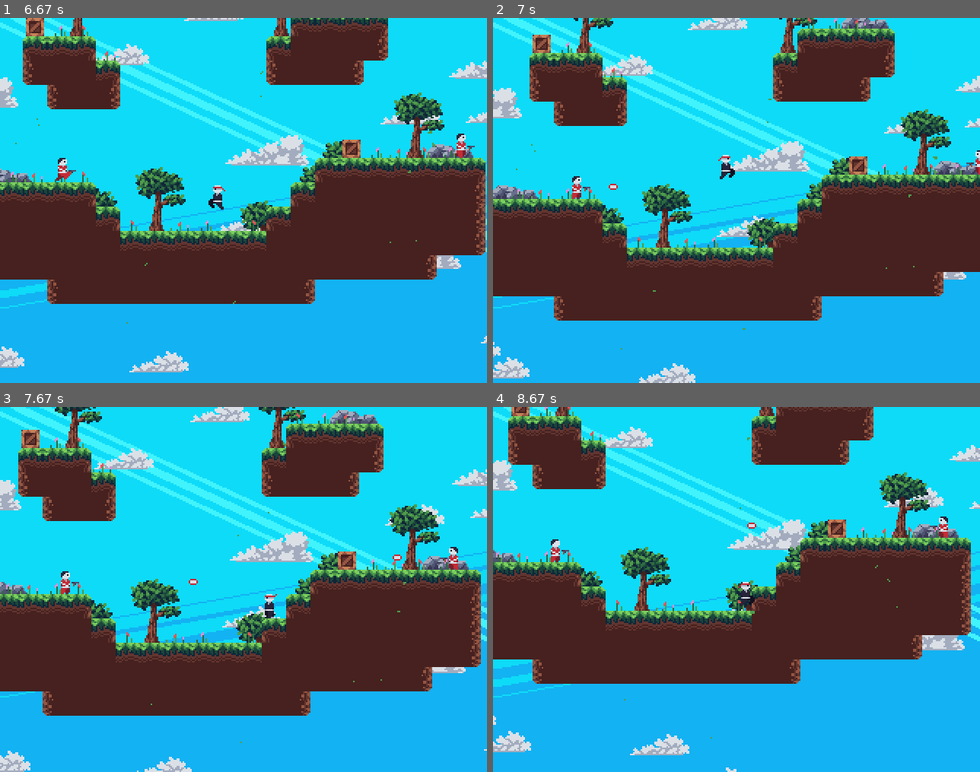
Above: before the commit, frames 1-4 (two rows, left to right).
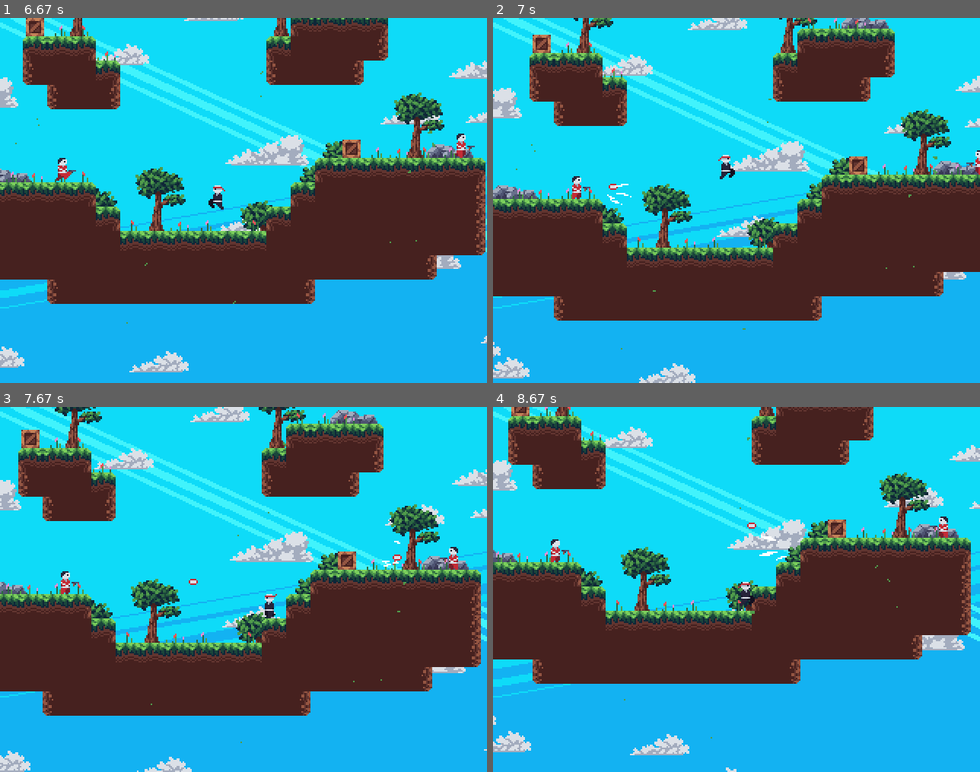
Above: after the commit, the same moments.

Repository: brccabral/Python_Pygame_Platformer_Tutorial
Game: pygame game, started from game.py
Two runs of this game, one before a commit and one after it. Both use one fixed random seed, a clock stepped at 60 frames per second and the inputs below.
Inputs:
- Up to frame 1 (6.67 s): hold D 0.33-0.8 s; hold W 0.83-1.13 s; hold D 1.17-1.63 s; hold A 1.67-2.2 s; hold A 2.23-2.63 s; hold W 2.67-3.03 s; hold D 3.07-3.7 s; hold A 3.73-4.2 s; hold D 4.23-4.7 s; hold W 4.73-5.03 s; hold D 5.07-5.53 s; hold A 5.57-6.1 s; hold A 6.13-6.53 s; hold W from 6.57 s (still down)
- Up to frame 2 (7 s): release W at 6.93 s; hold D from 6.97 s (still down)
- Up to frame 3 (7.67 s): release D at 7.6 s; hold A from 7.63 s (still down)
- Up to frame 4 (8.67 s): release A at 8.1 s; hold D 8.13-8.6 s; hold W from 8.63 s (still down)

Frame 1 is identical in both runs. In frame 2, less than 0.1% of the frame differs, in the area x 23-29%, y 45-52%; in frame 3, less than 0.1%; in frame 4, less than 0.1%, in the area x 54-61%, y 35-43%.

Commit message:
show sparks when projectile hits

Diff:
--- a/game.py
+++ b/game.py
@@ -2,12 +2,15 @@
 import pygame
 import random
 import math
+
+from typing import Union
 
 from scripts.entities import Player, Enemy
 from scripts.utils import load_image, load_images, Animation
 from scripts.tilemap import Tilemap
 from scripts.clouds import Clouds
 from scripts.particle import Particle
+from scripts.spark import Spark
 
 
 class Game:
@@ -57,8 +60,9 @@
         self.leaf_spawners = []
         self.enemies = []
         self.particles: list[Particle] = []
+        self.sparks: list[Spark] = []
         # [[x, y], direction, timer]
-        self.projectiles: list[[int, int], float, int] = []
+        self.projectiles: list[list[Union[list[int], float]]] = []
 
         self.load_level(0)
 
@@ -117,7 +121,7 @@
             # [[x, y], direction, timer]
             for projectile in self.projectiles:
                 projectile[0][0] += projectile[1]
-                projectile[2] += 1
+                projectile[2] += 1.0
                 img = self.assets["projectile"]
                 self.display.blit(
                     img,
@@ -126,13 +130,55 @@
                         projectile[0][1] - img.get_height() / 2 - render_scroll[1],
                     ),
                 )
+                # projectile hits wall
                 if self.tilemap.solid_check(projectile[0]):
                     self.projectiles.remove(projectile)
-                elif projectile[2] > 360:
+                    for i in range(4):
+                        self.sparks.append(
+                            Spark(
+                                projectile[0],
+                                # check if wall is left or right
+                                random.random()
+                                - 0.5
+                                + (math.pi if projectile[1] > 0 else 0),
+                                2 + random.random(),
+                            )
+                        )
+                # projectile timeout
+                elif projectile[2] > 360.0:
                     self.projectiles.remove(projectile)
+                # projectile hits player when player is not invencible
                 elif abs(self.player.dashing) < 50:
                     if self.player.rect().collidepoint(projectile[0]):
                         self.projectiles.remove(projectile)
+                        for i in range(30):
+                            angle = random.random() * math.pi * 2
+                            speed = random.random() * 5
+                            self.sparks.append(
+                                Spark(
+                                    self.player.rect().center,
+                                    angle,
+                                    speed,
+                                )
+                            )
+                            self.particles.append(
+                                Particle(
+                                    self,
+                                    "particle",
+                                    self.player.rect().center,
+                                    velocity=[
+                                        math.cos(angle + math.pi) * speed * 0.5,
+                                        math.sin(angle + math.pi) * speed * 0.5,
+                                    ],
+                                    frame=random.randint(0, 7),
+                                )
+                            )
+
+            for spark in self.sparks.copy():
+                kill = spark.update()
+                spark.render(self.display, render_scroll)
+                if kill:
+                    self.sparks.remove(spark)
 
             for particle in self.particles.copy():
                 particle.render(self.display, render_scroll)
@@ -191,7 +237,7 @@
 
         self.particles: list[Particle] = []
         # [[x, y], direction, timer]
-        self.projectiles: list[[int, int], float, int] = []
+        self.projectiles: list[list[Union[list[int], float]]] = []
 
         # camera
         self.scroll = [0.0, 0.0]
--- a/scripts/entities.py
+++ b/scripts/entities.py
@@ -10,6 +10,7 @@
     from scripts.tilemap import Tilemap
 
 from scripts.particle import Particle
+from scripts.spark import Spark
 
 
 class PhysicsEntity:
@@ -242,11 +243,27 @@
                         self.game.projectiles.append(
                             [[self.rect().centerx - 7, self.rect().centery], -1.5, 0]
                         )
+                        for i in range(4):
+                            self.game.sparks.append(
+                                Spark(
+                                    self.game.projectiles[-1][0],
+                                    random.random() - 0.5 + math.pi,
+                                    2 + random.random(),
+                                )
+                            )
                     # enemy looking right and player is on the right
                     if not self.flip and dis[0] > 0:
                         self.game.projectiles.append(
                             [[self.rect().centerx + 7, self.rect().centery], 1.5, 0]
                         )
+                        for i in range(4):
+                            self.game.sparks.append(
+                                Spark(
+                                    self.game.projectiles[-1][0],
+                                    random.random() - 0.5,
+                                    2 + random.random(),
+                                )
+                            )
         elif random.random() < 0.01:
             self.walking = random.randint(30, 120)
         super().update(tilemap, movement)
--- a/scripts/particle.py
+++ b/scripts/particle.py
@@ -7,7 +7,7 @@
 
 
 class Particle:
-    def __init__(self, game: Game, p_type, pos, velocity=[0, 0], frame=0):
+    def __init__(self, game: Game, p_type, pos, velocity=(0, 0), frame=0):
         self.game = game
         self.type = p_type
         self.pos = list(pos)
--- /dev/null
+++ b/scripts/spark.py
@@ -0,0 +1,51 @@
+import math
+import pygame
+
+
+class Spark:
+    def __init__(self, pos: list[int, int], angle, speed):
+        self.pos = list(pos)
+        self.angle = angle
+        self.speed = speed
+
+    def update(self):
+        self.pos[0] += math.cos(self.angle) * self.speed
+        self.pos[1] += math.sin(self.angle) * self.speed
+
+        self.speed = max(0, self.speed - 0.1)
+        # if speed = 0, signals to kill this spark
+        return not self.speed
+
+    def render(self, surf: pygame.Surface, offset=(0, 0)):
+        # diamond shape
+        render_points = [
+            (
+                self.pos[0] + math.cos(self.angle) * self.speed * 3 - offset[0],
+                self.pos[1] + math.sin(self.angle) * self.speed * 3 - offset[1],
+            ),
+            (
+                self.pos[0]
+                + math.cos(self.angle + math.pi * 0.5) * self.speed * 0.5
+                - offset[0],
+                self.pos[1]
+                + math.sin(self.angle + math.pi * 0.5) * self.speed * 0.5
+                - offset[1],
+            ),
+            (
+                self.pos[0]
+                + math.cos(self.angle + math.pi) * self.speed * 3
+                - offset[0],
+                self.pos[1]
+                + math.sin(self.angle + math.pi) * self.speed * 3
+                - offset[1],
+            ),
+            (
+                self.pos[0]
+                + math.cos(self.angle - math.pi * 0.5) * self.speed * 0.5
+                - offset[0],
+                self.pos[1]
+                + math.sin(self.angle - math.pi * 0.5) * self.speed * 0.5
+                - offset[1],
+            ),
+        ]
+        pygame.draw.polygon(surf, "white", render_points)
